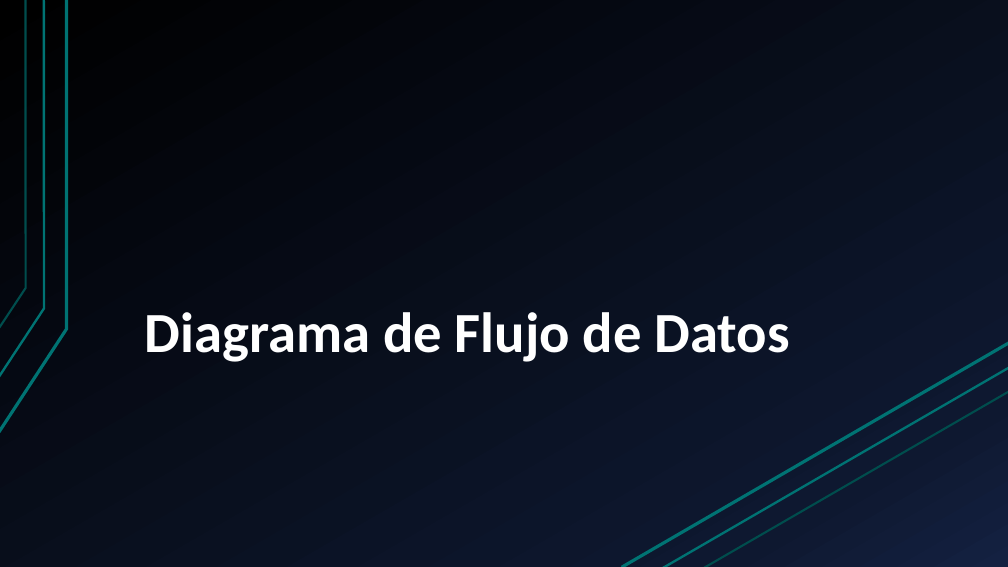
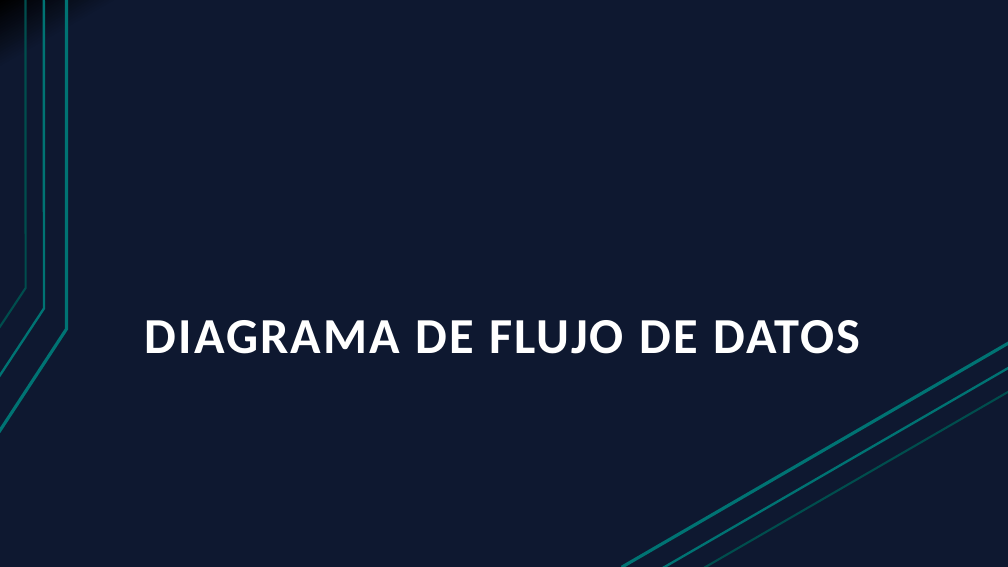
Before and after one commit to Cristoto/FederacionInformes, a slide deck: slide 9 of doc/Presentación/Generador de informes RFESS.pptx. Drawn at 1008x567 pixels with LibreOffice and Linux fonts; fonts in the diff are those of the drawing. Boxes give left, top, right and bottom in pixels: in the first picture for what was removed or moved away, otherwise in the second. Text is boxed around its words. In the diff, an @@ line names an element or a change of style, - is before the commit and + after.

```diff
--- a/doc/Presentación/Generador de informes RFESS.pptx
+++ b/doc/Presentación/Generador de informes RFESS.pptx
@@ background gradient #000000 to #0F1931 to #142242 to gradient #000000 to #0F1931 @@
@@ title at [145,320,860,354]: text changed; size 54 to 48 pt @@
-Diagrama de Flujo de Datos
+DIAGRAMA DE FLUJO DE DATOS
```
Also in this commit, not shown: 13 other slides changed, 3 slides added.
